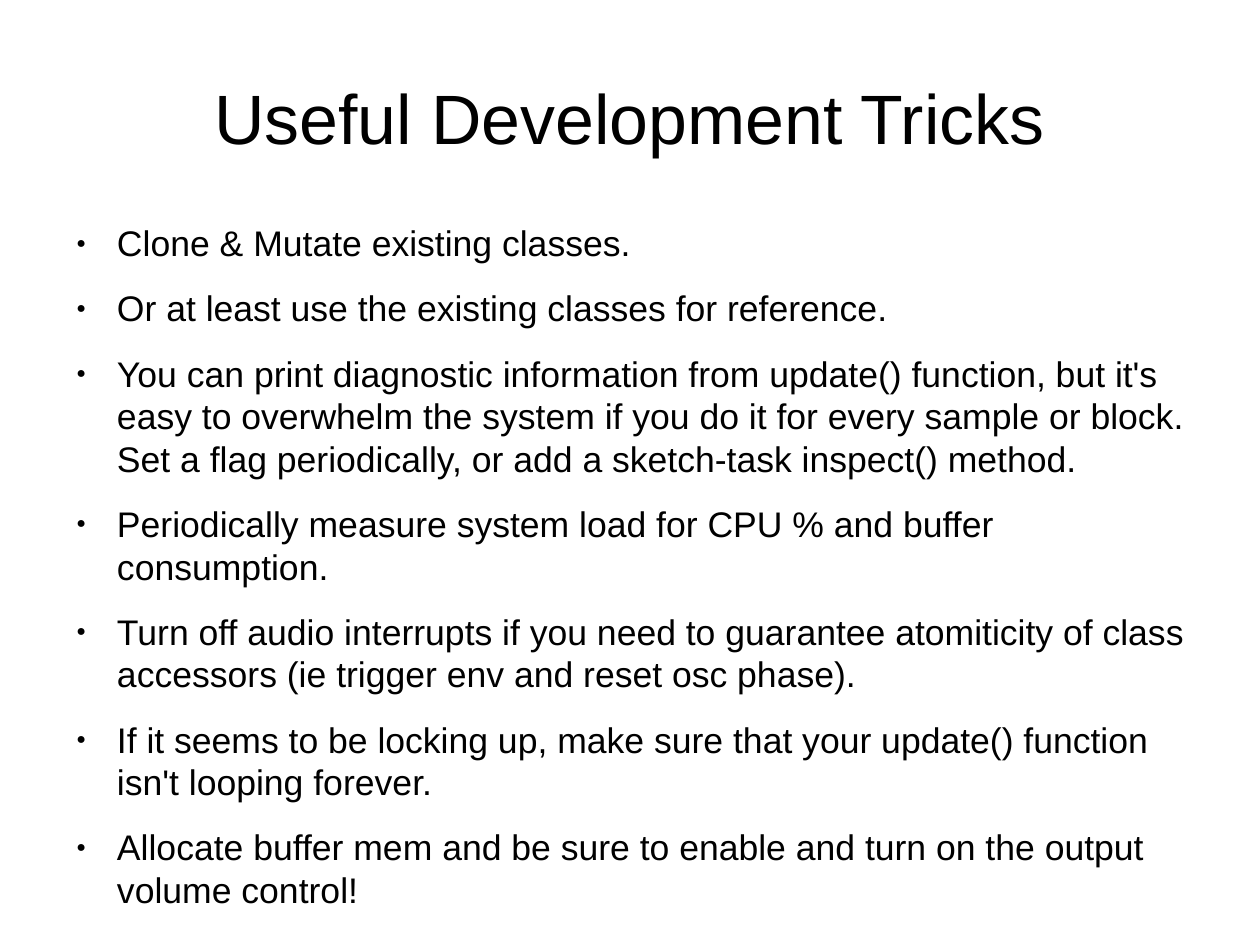
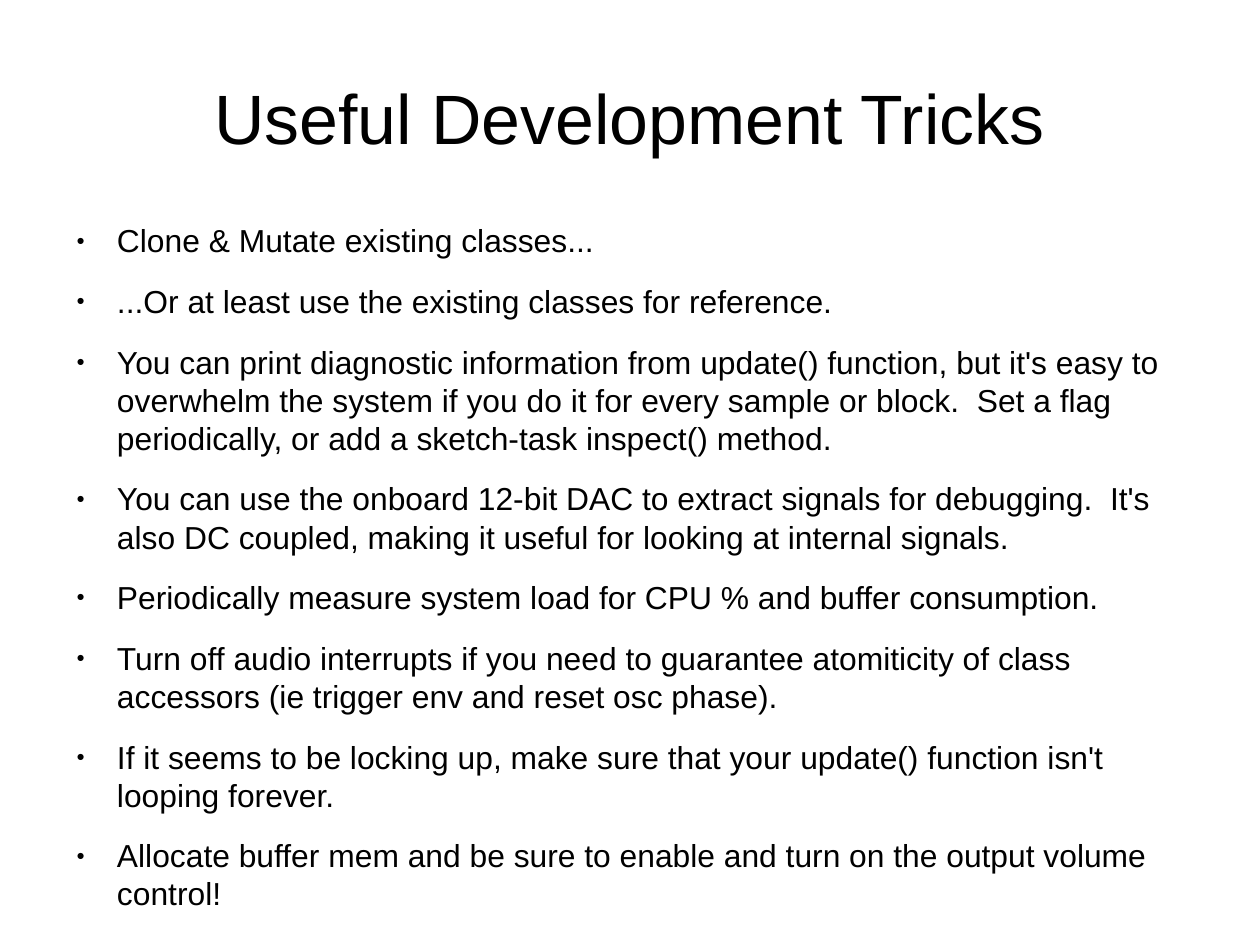
Before and after one commit to Jacquot-SFE/Teensy-synth-platform, a slide deck: slide 23 of presentation/slides/teensy-synthesis.odp. Drawn at 1260x945 pixels with LibreOffice and Linux fonts; fonts in the diff are those of the drawing. Boxes give left, top, right and bottom in pixels: in the first picture for what was removed or moved away, otherwise in the second. Text is boxed around its words. In the diff, an @@ line names an element or a change of style, - is before the commit and + after.

Commit message:
Small slide updates
Making sure the presentation runs on my laptop.

```diff
--- a/presentation/slides/teensy-synthesis.odp
+++ b/presentation/slides/teensy-synthesis.odp
@@ text at (117, 229, 832, 319): text changed; size 22.4 to 20 pt @@
-● Clone & Mutate existing classes.
-● Or at least use the existing classes for reference.
+● Clone & Mutate existing classes...
+● ...Or at least use the existing classes for reference.
@@ text at (117, 351, 1158, 906): size 22.4 to 20 pt in "You can print diagnostic information from update() ...", "Periodically measure system load for CPU % ...", "Turn off audio interrupts if you need ...", "If it seems to be locking up, ..." and 1 more places @@
@@ text at (117, 487, 1150, 554): paragraph added @@
+● You can use the onboard 12-bit DAC to extract signals for debugging. It's also DC coupled, making it useful for looking at internal signals.
```
Also in this commit, not shown: 2 other slides changed.
